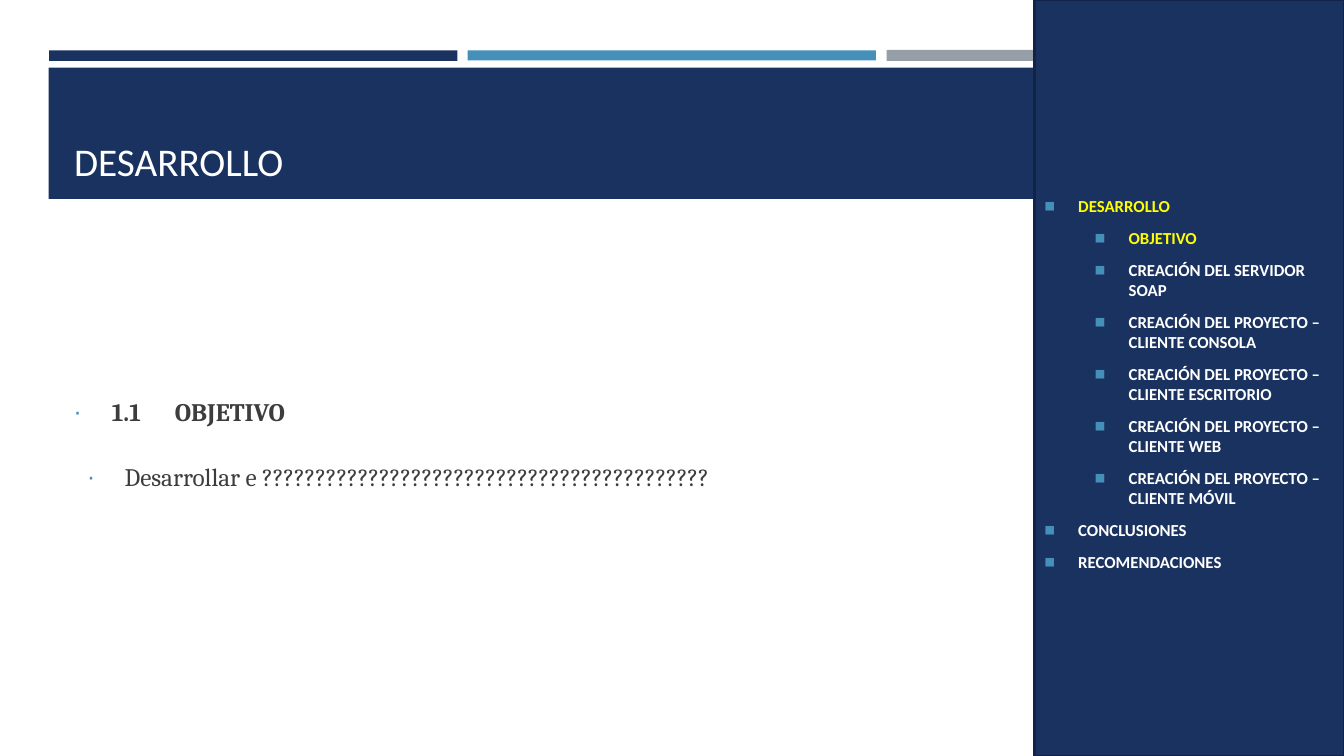
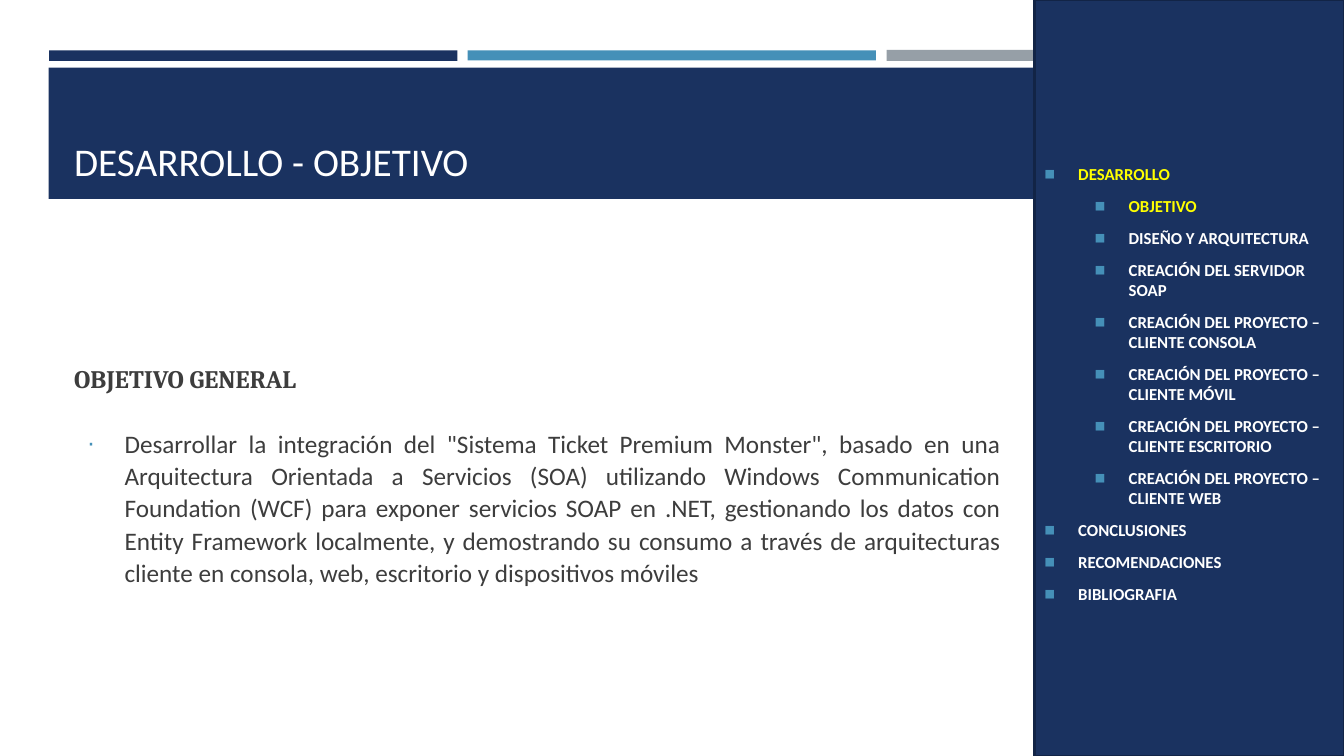
Before and after one commit to ArielGuevara/WS_TicketPremiun_DotNet_SOAP_GR5, a slide deck: slide 3 of 05. DOCUMENTACION/02. MANUAL TECNICO/PRESENTACION_SOAP_ BDD_DOTNET.pptx. Drawn at 1344x756 pixels with LibreOffice and Linux fonts; fonts in the diff are those of the drawing. Boxes give left, top, right and bottom in pixels: in the first picture for what was removed or moved away, otherwise in the second. Text is boxed around its words. In the diff, an @@ line names an element or a change of style, - is before the commit and + after.

```diff
--- a/05. DOCUMENTACION/02. MANUAL TECNICO/PRESENTACION_SOAP_ BDD_DOTNET.pptx
+++ b/05. DOCUMENTACION/02. MANUAL TECNICO/PRESENTACION_SOAP_ BDD_DOTNET.pptx
@@ title at (x1=74, y1=150, x2=468, y2=177): text changed @@
-DESARROLLO
+DESARROLLO - OBJETIVO
@@ text in rectangle at (x1=1129, y1=230, x2=1308, y2=246): paragraph added @@
+  ◼ DISEÑO Y ARQUITECTURA
@@ text at (x1=74, y1=371, x2=1000, y2=586): text changed; font Cambria to Calibri @@
-∙ 1.1 OBJETIVO
-∙ Desarrollar e ??????????????????????????????????????????
+OBJETIVO GENERAL
+∙ Desarrollar la integración del "Sistema Ticket Premium Monster", basado en una Arquitectura Orientada a Servicios (SOA) utilizando Windows Communication Foundation (WCF) para exponer servicios SOAP en .NET, gestionando los datos con Entity Framework localmente, y demostrando su consumo a través de arquitecturas cliente en consola, web, escritorio y dispositivos móviles
@@ text in rectangle at (x1=1129, y1=366, x2=1308, y2=400): paragraph added @@
+  ◼ CREACIÓN DEL PROYECTO – CLIENTE MÓVIL
@@ text in rectangle at (x1=1129, y1=471, x2=1308, y2=504): paragraph removed @@
-  ◼ CREACIÓN DEL PROYECTO – CLIENTE MÓVIL
@@ text in rectangle at (x1=1078, y1=589, x2=1177, y2=600): paragraph added @@
+◼ BIBLIOGRAFIA
```
Also in this commit, not shown: 25 other slides changed, 29 slides added, 55 slides removed, 1 other file.
